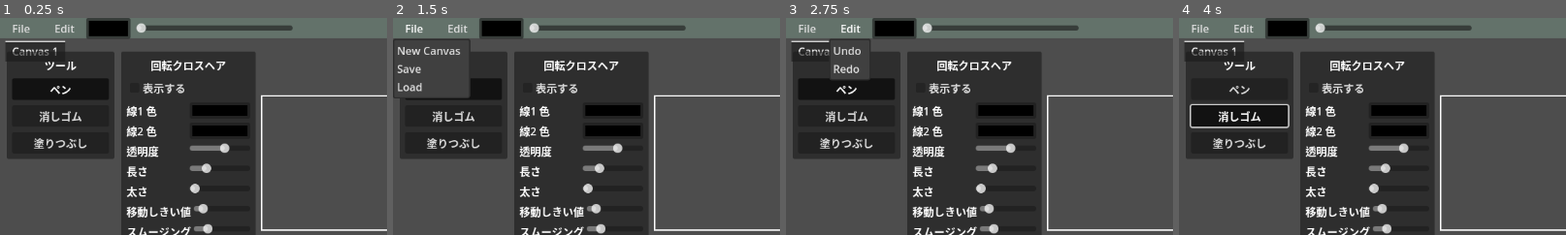
Above: before the commit, frames 1-4 (left to right).
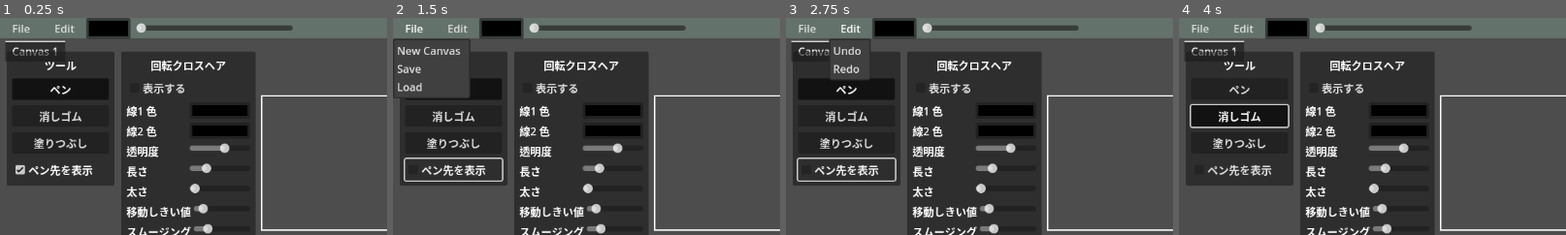
Above: after the commit, the same moments.

Repository: UnchiBurio/peintosoftGodot
Game: Godot game, scene res://Main.tscn
Same seed, same stepped clock (60 frames per second), same inputs: the game is played once before the commit and once after it.
Inputs (mouse positions are % of the whole screen's width and height, from its top left):
- Up to frame 1 (0.25 s): no input
- Up to frame 2 (1.5 s): click (8, 35) at 0.5 s, where only the run after the commit has a clickable "ペン先を表示"; click "File" at 1.25 s
- Up to frame 3 (2.75 s): click "Edit" at 2 s
- Up to frame 4 (4 s): click "ペン" at 2.75 s; click "消しゴム" at 3.5 s
The pictures show only the part of the screen within x 0-50%, y 0-50%; the shares and areas given below are measured in that part.

The runs differ from the first frame. In frame 1, 3.2% of the frame differs, in the area x 1-30%, y 64-78%; in frame 2, 3.3%; in frame 3, 3.3%; in frame 4, 3.2%.

Commit message:
Add toggle for tip visibility

Diff:
--- a/Main.gd
+++ b/Main.gd
@@ -11,6 +11,7 @@
 @onready var brush_button: Button = $ToolWindow/MarginContainer/VBoxContainer/BrushButton
 @onready var eraser_button: Button = $ToolWindow/MarginContainer/VBoxContainer/EraserButton
 @onready var fill_button: Button = $ToolWindow/MarginContainer/VBoxContainer/FillButton
+@onready var tip_visibility_checkbox: CheckBox = $ToolWindow/MarginContainer/VBoxContainer/TipVisibilityCheckBox
 @onready var crosshair_enabled_checkbox: CheckBox = $CrosshairWindow/MarginContainer/VBoxContainer/CrosshairEnabledCheckBox
 @onready var crosshair_primary_color_picker: ColorPickerButton = $CrosshairWindow/MarginContainer/VBoxContainer/CrosshairPrimaryColorRow/CrosshairPrimaryColorPicker
 @onready var crosshair_secondary_color_picker: ColorPickerButton = $CrosshairWindow/MarginContainer/VBoxContainer/CrosshairSecondaryColorRow/CrosshairSecondaryColorPicker
@@ -35,6 +36,7 @@
 enum Tool {BRUSH, ERASER, FILL}
 var current_tool = Tool.BRUSH
 var tool_button_group: ButtonGroup
+var show_tool_tip_indicator: bool = true
 
 # ツールパラメータ
 static var stroke_color = Color.BLACK
@@ -103,6 +105,7 @@
 		layer_btn.pressed.connect(func(): layer_manager.show())
 
 	_setup_tool_buttons()
+	_setup_tip_visibility_checkbox()
 
 
 func _on_navigator_draw():
@@ -285,6 +288,11 @@
 	fill_button.button_group = tool_button_group
 	_update_tool_buttons()
 
+func _setup_tip_visibility_checkbox():
+	if !tip_visibility_checkbox:
+		return
+	tip_visibility_checkbox.button_pressed = show_tool_tip_indicator
+
 func _update_tool_buttons():
 	if !brush_button or !eraser_button or !fill_button:
 		return
@@ -292,6 +300,11 @@
 	brush_button.button_pressed = current_tool == Tool.BRUSH
 	eraser_button.button_pressed = current_tool == Tool.ERASER
 	fill_button.button_pressed = current_tool == Tool.FILL
+
+func _on_tip_visibility_toggled(pressed: bool) -> void:
+	show_tool_tip_indicator = pressed
+	if active_paint_canvas:
+		active_paint_canvas.queue_redraw()
 
 func _on_canvas_updated():
 	if show_navigator:
--- a/Main.tscn
+++ b/Main.tscn
@@ -133,6 +133,10 @@
 button_group = SubResource("ButtonGroup_blarn")
 text = "塗りつぶし"
 
+[node name="TipVisibilityCheckBox" type="CheckBox" parent="ToolWindow/MarginContainer/VBoxContainer"]
+layout_mode = 2
+text = "ペン先を表示"
+
 [node name="NavigatorViewport" type="SubViewport" parent="."]
 size = Vector2i(200, 200)
 render_target_update_mode = 4
@@ -306,6 +310,7 @@
 [connection signal="pressed" from="ToolWindow/MarginContainer/VBoxContainer/BrushButton" to="." method="_on_brush_button_pressed"]
 [connection signal="pressed" from="ToolWindow/MarginContainer/VBoxContainer/EraserButton" to="." method="_on_eraser_button_pressed"]
 [connection signal="pressed" from="ToolWindow/MarginContainer/VBoxContainer/FillButton" to="." method="_on_fill_button_pressed"]
+[connection signal="toggled" from="ToolWindow/MarginContainer/VBoxContainer/TipVisibilityCheckBox" to="." method="_on_tip_visibility_toggled"]
 [connection signal="color_changed" from="ColorPickerButton" to="." method="_on_color_picker_color_changed"]
 [connection signal="value_changed" from="HSlider" to="." method="_on_h_slider_value_changed"]
 [connection signal="toggled" from="CrosshairWindow/MarginContainer/VBoxContainer/CrosshairEnabledCheckBox" to="." method="_on_crosshair_enabled_toggled"]
--- a/canvas/CanvasDraw.gd
+++ b/canvas/CanvasDraw.gd
@@ -256,6 +256,8 @@
 
 func _draw_tool_tip_indicator(main: Main) -> void:
 	if main.active_paint_canvas != paint_canvas:
+		return
+	if not main.show_tool_tip_indicator:
 		return
 	if not paint_canvas._is_position_in_canvas(paint_canvas.last_input_position):
 		return
